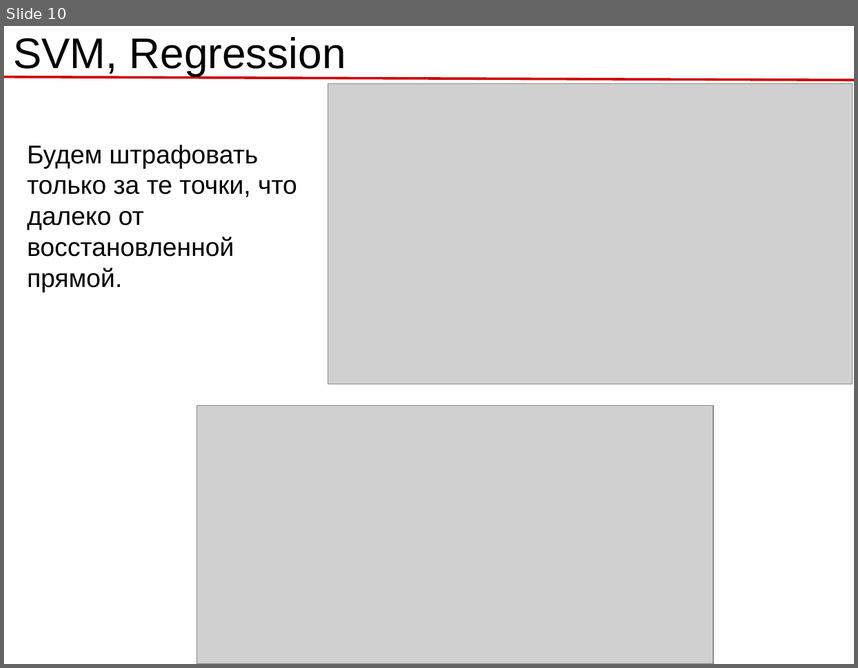
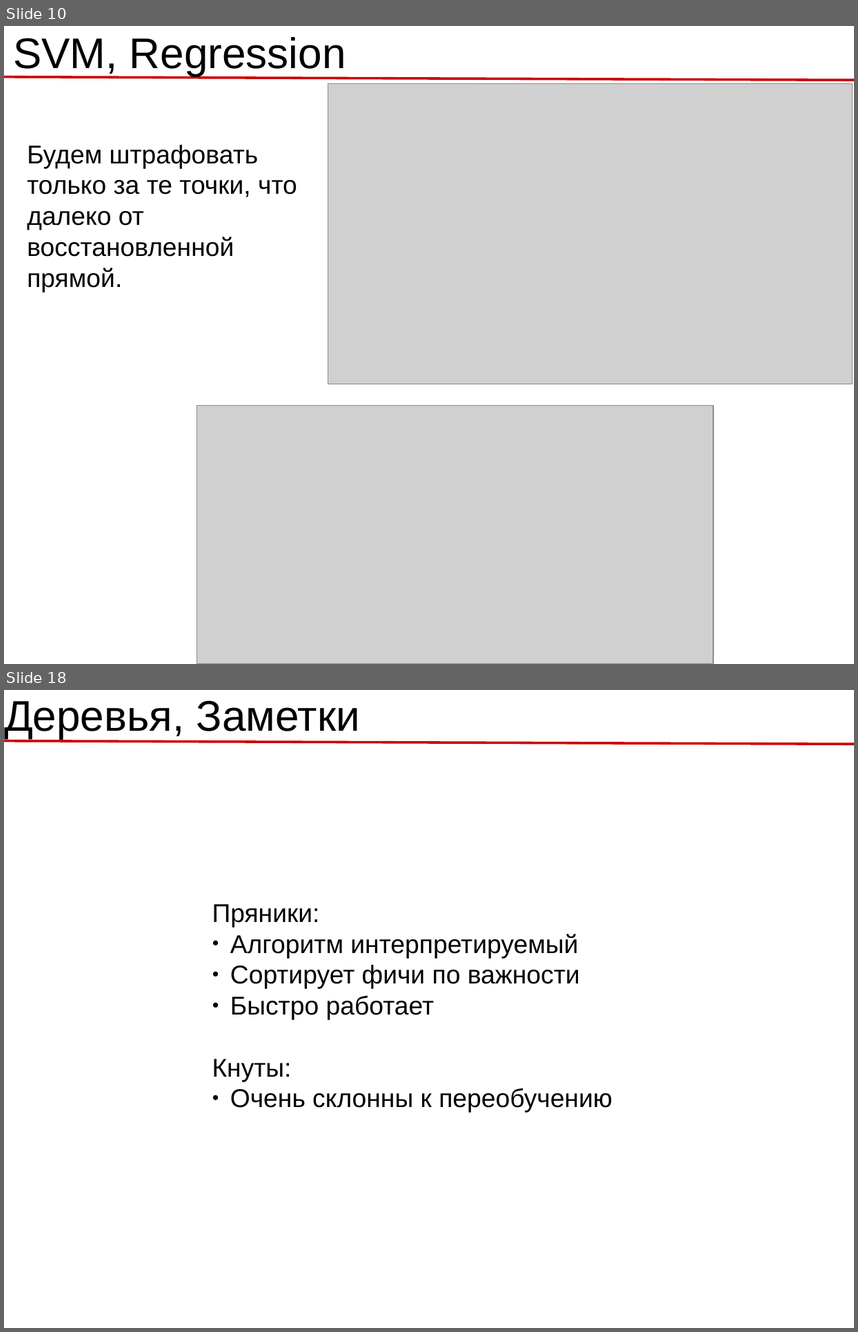
Before and after one commit to rykachevskiy/239, a slide deck: 4.Other_ml_models/4.1_Models.odp. Shown one above the other, each under a label of ours: slide 10 before the commit, slides 10 and 18 after it; the slides between them are not shown. The pictures are 858x668 and 858x1332 pixels, drawn with LibreOffice and Linux fonts; fonts in the diff are those of the drawing; grey boxes stand for pictures; background and template pictures are left out. Boxes give left, top, right and bottom in pixels: in the first picture for what was removed or moved away, otherwise in the second. Text is boxed around its words. In the diff, an @@ line names an element or a change of style, - is before the commit and + after.

```diff
--- a/4.Other_ml_models/4.1_Models.odp
+++ b/4.Other_ml_models/4.1_Models.odp
@@ slide 18 added at [4,690,854,1328], background #FFFFFF; not listed: 1 template element that a slide beside it also shows @@
@@ title added at [4,700,360,738], 40 pt, text #000000 @@
+Деревья, Заметки
@@ text added at [212,904,613,1112], 24 pt, text #000000 @@
+Пряники:
+● Алгоритм интерпретируемый
+● Сортирует фичи по важности
+● Быстро работает
+Кнуты:
+● Очень склонны к переобучению
```
Also in this commit, not shown: 1 slide changed, 13 other slides added, 1 slide removed, 9 other files.
